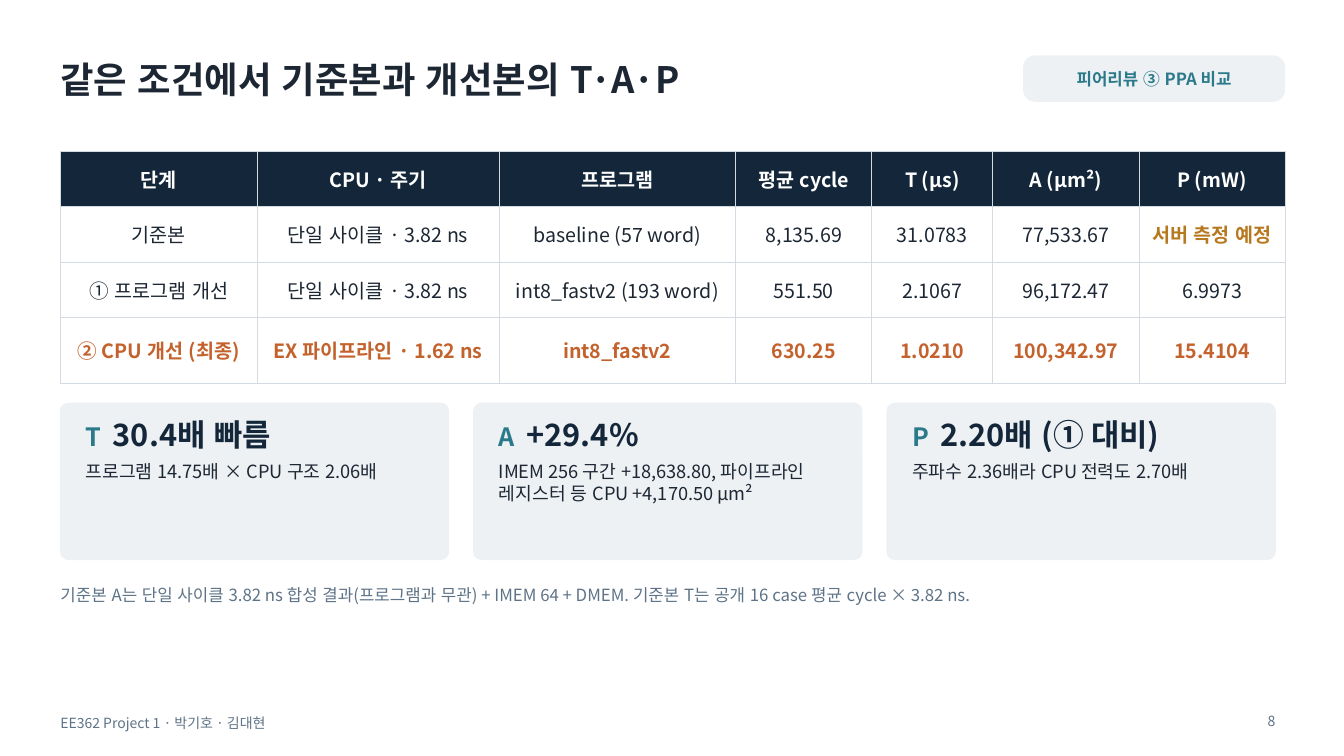
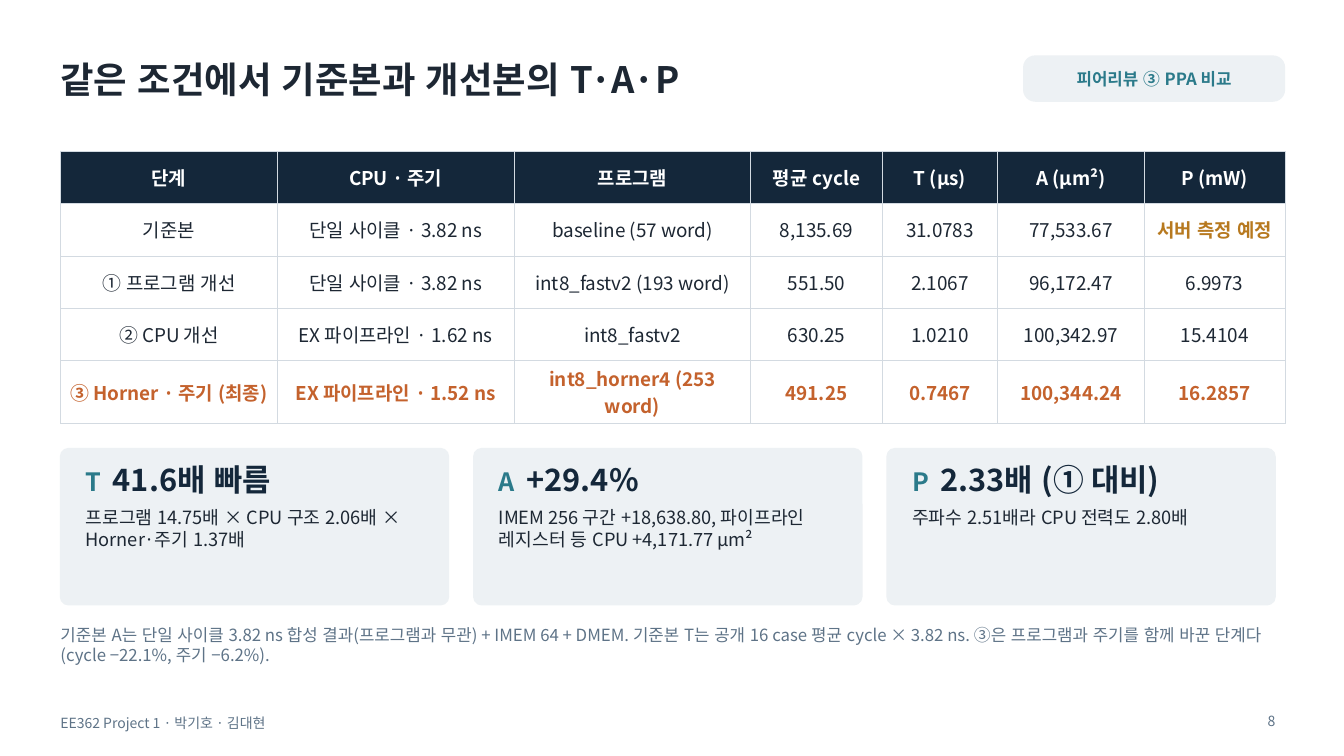
Before and after one commit to ttkpark/DICE_Project, a slide deck: slide 8 of Project_1/Project1_R1p7_Update_20261112/presentation/project1.pptx. Drawn at 1344x756 pixels with LibreOffice and Linux fonts; fonts in the diff are those of the drawing. Boxes give left, top, right and bottom in pixels: in the first picture for what was removed or moved away, otherwise in the second. Text is boxed around its words. In the diff, an @@ line names an element or a change of style, - is before the commit and + after.

```diff
--- a/Project_1/Project1_R1p7_Update_20261112/presentation/project1.pptx
+++ b/Project_1/Project1_R1p7_Update_20261112/presentation/project1.pptx
@@ table at (60,151,1286,421) @@
-row 4: ② CPU 개선 (최종) | EX 파이프라인 · 1.62 ns | int8_fastv2 | 630.25 | 1.0210 | 100,342.97 | 15.4104
+row 4: ② CPU 개선 | EX 파이프라인 · 1.62 ns | int8_fastv2 | 630.25 | 1.0210 | 100,342.97 | 15.4104
+row 5: ③ Horner · 주기 (최종) | EX 파이프라인 · 1.52 ns | int8_horner4 (253 word) | 491.25 | 0.7467 | 100,344.24 | 16.2857
@@ 3 rounded rectangles, 1 text: place and size @@
-3 rounded rectangles, 1 text at (60,403,1275,560)
+3 rounded rectangles, 1 text at (60,449,1275,605)
@@ text at (86,465,377,548): text changed @@
-T 30.4배 빠름
-프로그램 14.75배 × CPU 구조 2.06배
+T 41.6배 빠름
+프로그램 14.75배 × CPU 구조 2.06배 × Horner·주기 1.37배
@@ text at (912,464,1188,526): text changed @@
-P 2.20배 (① 대비)
-주파수 2.36배라 CPU 전력도 2.70배
+P 2.33배 (① 대비)
+주파수 2.51배라 CPU 전력도 2.80배
@@ text at (499,509,805,550): text changed @@
-IMEM 256 구간 +18,638.80, 파이프라인 레지스터 등 CPU +4,170.50 µm²
+IMEM 256 구간 +18,638.80, 파이프라인 레지스터 등 CPU +4,171.77 µm²
@@ text at (60,627,1261,665): text changed @@
-기준본 A는 단일 사이클 3.82 ns 합성 결과(프로그램과 무관) + IMEM 64 + DMEM. 기준본 T는 공개 16 case 평균 cycle × 3.82 ns.
+기준본 A는 단일 사이클 3.82 ns 합성 결과(프로그램과 무관) + IMEM 64 + DMEM. 기준본 T는 공개 16 case 평균 cycle × 3.82 ns. ③은 프로그램과 주기를 함께 바꾼 단계다 (cycle −22.1%, 주기 −6.2%).
```
Also in this commit, not shown: 15 other slides changed, 6 other files.
